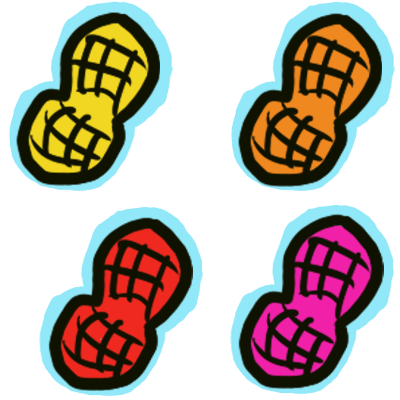
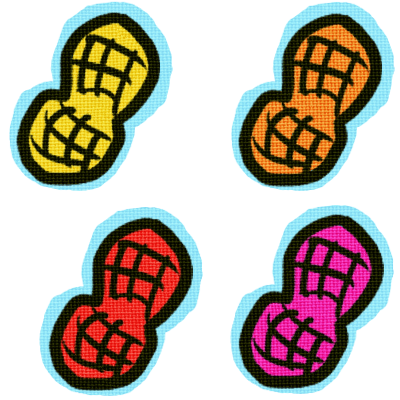
Revision of a layered (400, 400) image; what changed, layer by layer:
added layer "Paint Layer 4" (soft light) above "Paint Layer 2" over 9, 1, 395, 396
painted on "Paint Layer 2" (1st of 4) over 192, 205, 394, 394
painted on "Paint Layer 2" (2nd of 4) over 39, 207, 256, 396
painted on "Paint Layer 2" (3rd of 4) over 192, 2, 395, 256
painted on "Copy of Paint Layer 3" (1st of 3) over 192, 205, 394, 394
painted on "Copy of Paint Layer 3" (2nd of 3) over 39, 207, 256, 396
painted on "Copy of Paint Layer 3" (3rd of 3) over 192, 2, 395, 256
